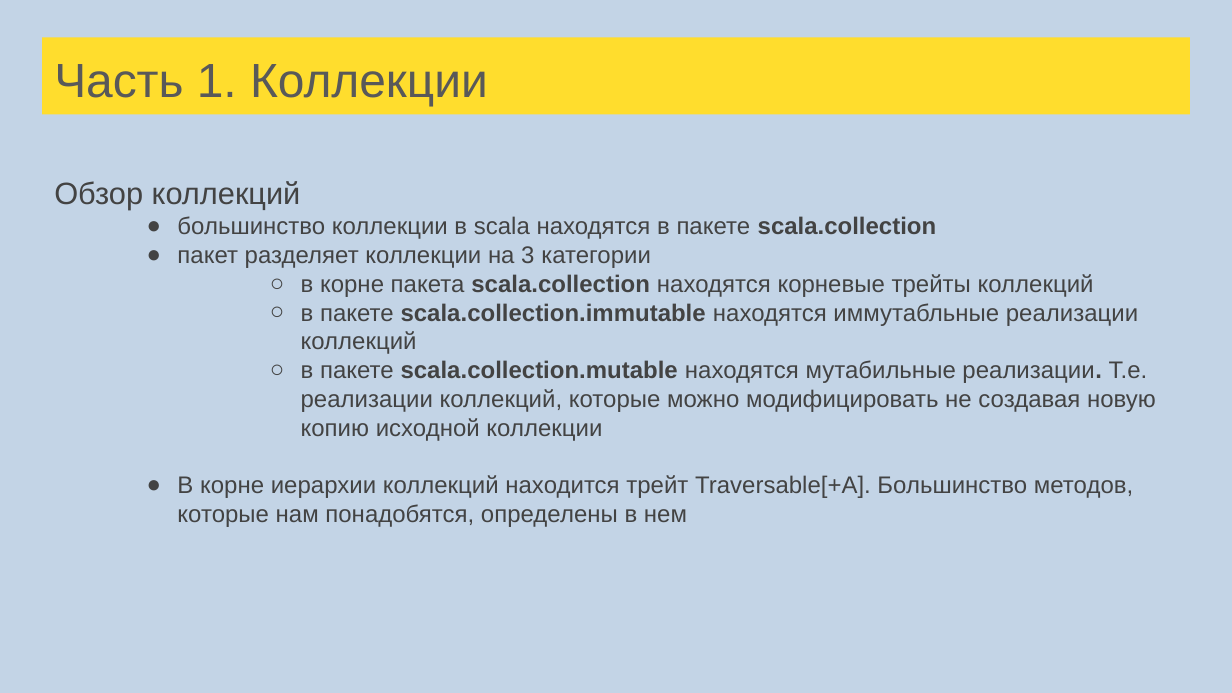
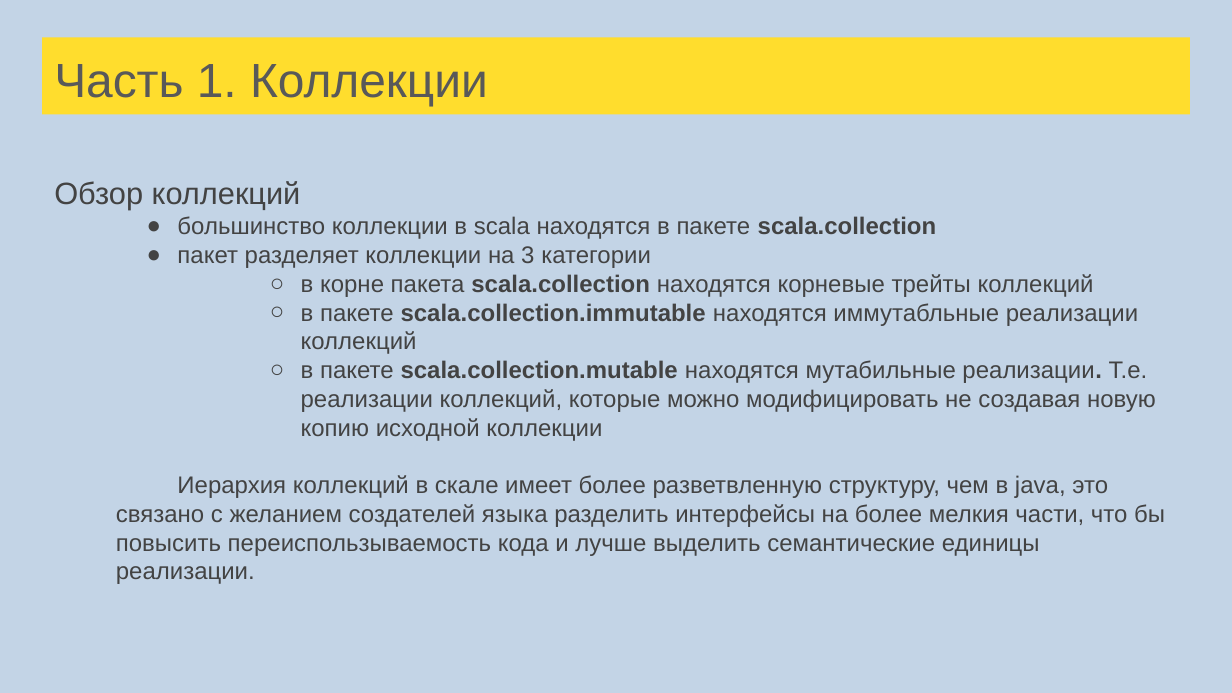
Before and after one commit to cybernetic10/Scala, a slide deck: slide 49 of src/main/resources/Лекции Scala для FinTech.pptx. Drawn at 1232x693 pixels with LibreOffice and Linux fonts; fonts in the diff are those of the drawing. Boxes give left, top, right and bottom in pixels: in the first picture for what was removed or moved away, otherwise in the second. Text is boxed around its words. In the diff, an @@ line names an element or a change of style, - is before the commit and + after.

```diff
--- a/src/main/resources/Лекции Scala для FinTech.pptx
+++ b/src/main/resources/Лекции Scala для FinTech.pptx
@@ text at bbox=[116, 475, 1165, 584]: text changed @@
-● В корне иерархии коллекций находится трейт Traversable[+A]. Большинство методов, которые нам понадобятся, определены в нем
+Иерархия коллекций в скале имеет более разветвленную структуру, чем в java, это связано с желанием создателей языка разделить интерфейсы на более мелкия части, что бы повысить переиспользываемость кода и лучше выделить семантические единицы реализации.
```
Also in this commit, not shown: 4 other slides changed, 27 slides added, 1 slide removed, 31 other files.
